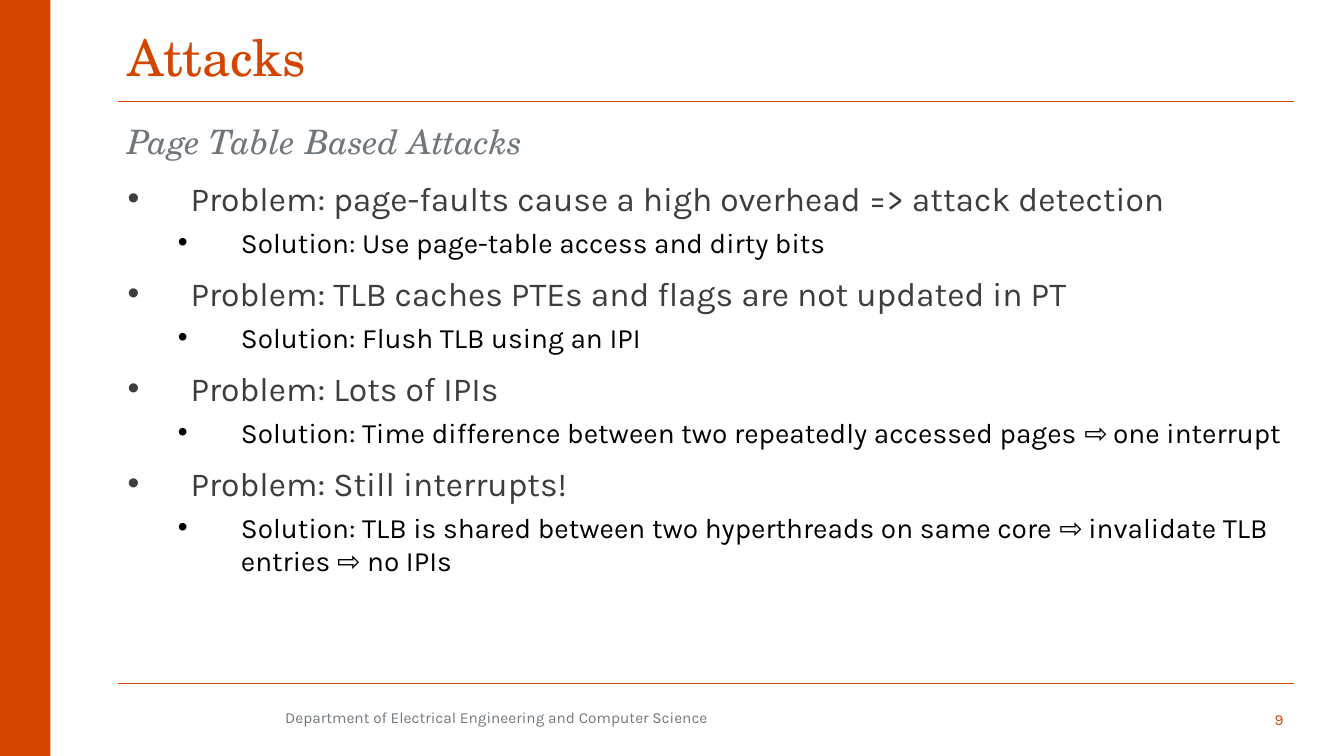
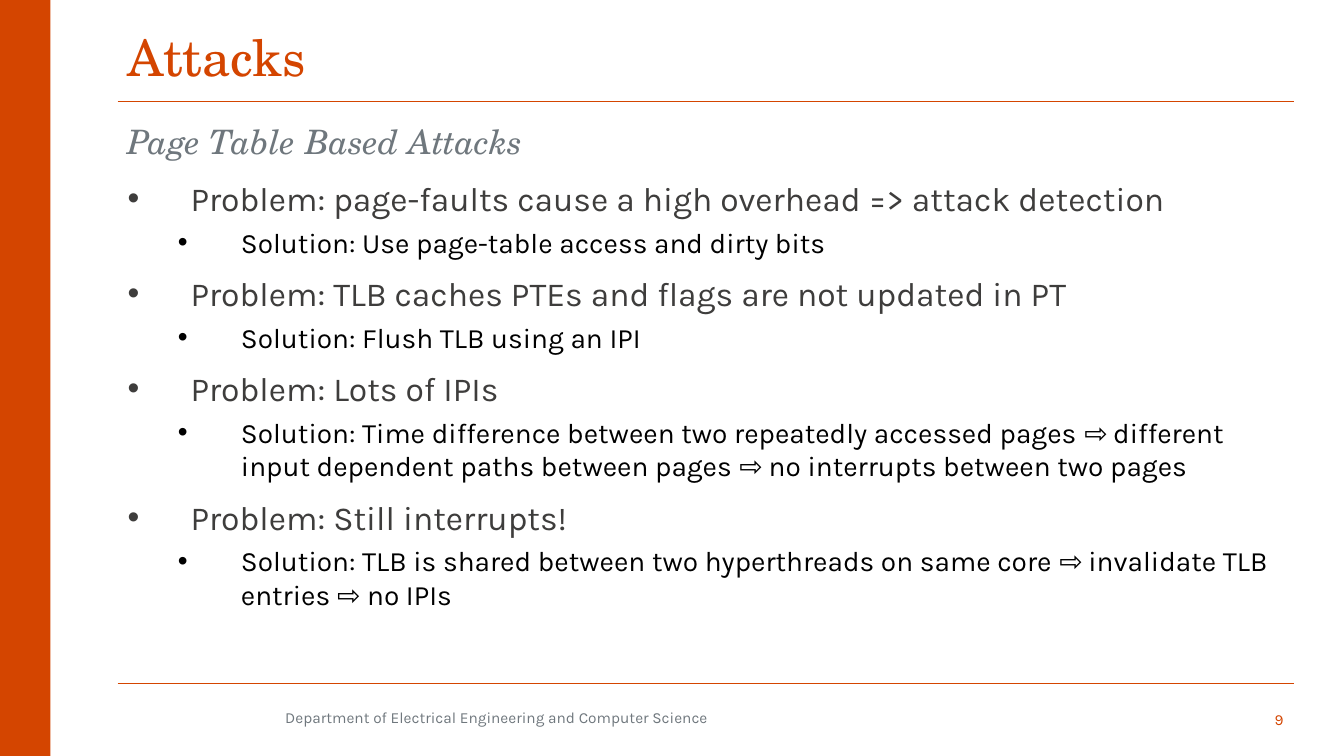
Before and after one commit to aminfallahi/A-Survey-on-SGX-Enclave-Privileged-Side-Channel-Attacks, a slide deck: slide 9 of Presentation/qe2.pptx. Drawn at 1344x756 pixels with LibreOffice and Linux fonts; fonts in the diff are those of the drawing; background and template pictures are left out. Boxes give left, top, right and bottom in pixels: in the first picture for what was removed or moved away, otherwise in the second. Text is boxed around its words. In the diff, an @@ line names an element or a change of style, - is before the commit and + after.

```diff
--- a/Presentation/qe2.pptx
+++ b/Presentation/qe2.pptx
@@ text at bbox=[241, 423, 1223, 483]: text changed @@
-  • Solution: Time difference between two repeatedly accessed pages ⇨ one interrupt
+  • Solution: Time difference between two repeatedly accessed pages ⇨ different input dependent paths between pages ⇨ no interrupts between two pages
```
Also in this commit, not shown: 5 other slides changed, 4 slides removed.
